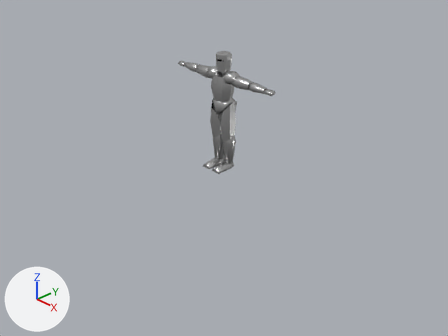
A saved change to the Blender file assets/blends/knight.blend.
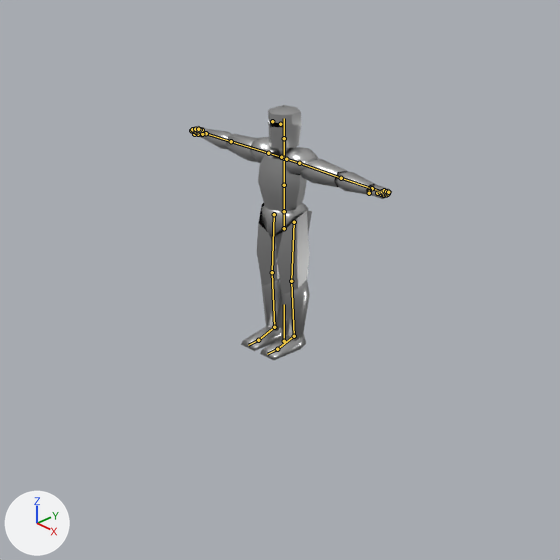
Each version appears first from the file's camera 'Camera', and next in a close-up on the part from 19% to 80% of the width and 0% to 80% of the height. The axes (+X, +Y, +Z) are drawn at lower left. The lights are the same throughout. The bones that bend it are drawn over the model as lines in the close-ups.
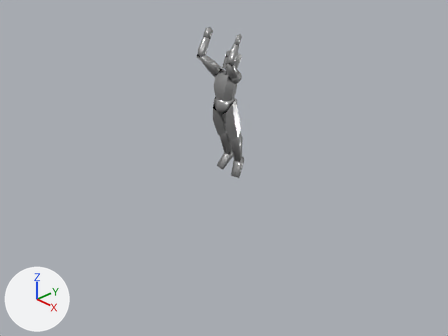
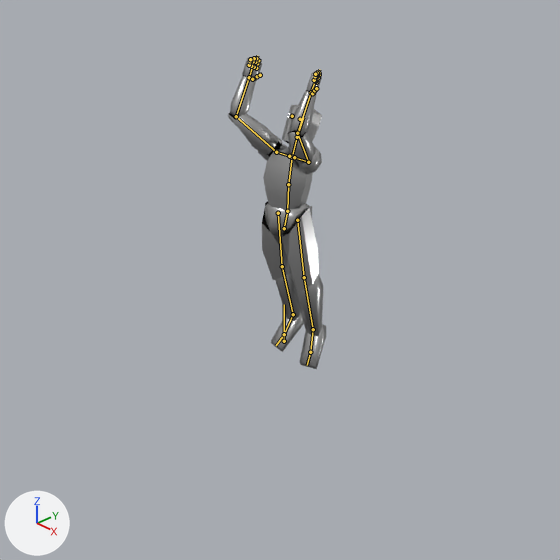
The newer file adds an action. The first version stands in its rest pose; the second is drawn at frame 10 of the action 'Jump'.

Location of each change, (x1, y1, x2, y2) in pixels of the close-ups (560 x 560 px):
'Cylinder.006', posed
    before: (257, 203, 312, 295)
    after: (262, 201, 319, 292)
'Cylinder.009', posed
    before: (261, 278, 310, 341)
    after: (275, 272, 323, 336)
'Cylinder.001', posed
    before: (226, 134, 348, 187)
    after: (228, 113, 316, 167)
'Cylinder', posed
    before: (258, 150, 307, 213)
    after: (263, 148, 313, 211)
'Cylinder.002', posed
    before: (201, 129, 375, 195)
    after: (230, 76, 316, 136)
'Cube', posed (15% narrower, 61% taller)
    before: (241, 325, 306, 360)
    after: (271, 312, 326, 369)
'Cylinder.004', posed
    before: (268, 105, 302, 149)
    after: (282, 105, 322, 143)
'Sphere', posed
    before: (250, 137, 318, 175)
    after: (258, 136, 322, 174)
'Cylinder.007', posed
    before: (262, 203, 308, 237)
    after: (265, 203, 310, 235)
'Cylinder.003', posed (60% narrower, 47% shorter)
    before: (190, 126, 392, 199)
    after: (242, 56, 322, 94)
'Cylinder.005', posed (not visible afterwards)
    before: (279, 146, 297, 152)
'eyes', posed (not visible afterwards)
    before: (270, 122, 284, 127)
bone 'hips', root to tip
    before: (284, 228) to (284, 211)
    after: (284, 228) to (287, 211)
bone 'spine', root to tip
    before: (284, 211) to (284, 185)
    after: (287, 211) to (288, 184)
bone 'chest', root to tip
    before: (284, 185) to (284, 158)
    after: (288, 184) to (292, 157)
bone 'neck', root to tip
    before: (284, 158) to (284, 138)
    after: (292, 157) to (297, 137)
bone 'head', root to tip
    before: (284, 138) to (284, 118)
    after: (297, 137) to (303, 117)
bone 'shoulder.L', root to tip
    before: (286, 159) to (299, 163)
    after: (294, 157) to (308, 162)
bone 'upper_arm.L', root to tip
    before: (299, 163) to (341, 178)
    after: (308, 162) to (297, 133)
bone 'lower_arm.L', root to tip
    before: (341, 178) to (372, 188)
    after: (297, 133) to (311, 92)
bone 'shoulder.R', root to tip
    before: (281, 157) to (268, 153)
    after: (289, 156) to (276, 152)
bone 'upper_arm.R', root to tip
    before: (268, 153) to (231, 141)
    after: (276, 152) to (236, 116)
bone 'lower_arm.R', root to tip
    before: (231, 141) to (206, 133)
    after: (236, 116) to (249, 77)
bone 'upper_leg.L', root to tip
    before: (294, 222) to (291, 281)
    after: (297, 220) to (304, 277)
bone 'lower_leg.L', root to tip
    before: (291, 281) to (294, 336)
    after: (304, 277) to (313, 329)
bone 'foot.L', root to tip
    before: (294, 336) to (277, 349)
    after: (313, 329) to (310, 352)
bone 'upper_leg.R', root to tip
    before: (274, 214) to (272, 272)
    after: (278, 213) to (282, 266)
bone 'lower_leg.R', root to tip
    before: (272, 272) to (274, 327)
    after: (282, 266) to (293, 314)
bone 'foot.R', root to tip
    before: (274, 327) to (258, 340)
    after: (293, 314) to (284, 334)

What the commit changed:
Bone 'hips' (bone_hips) turns from (0, 0, 0) to (0, 0, -17) degrees about its own x, y and z.
Bone 'spine' (bone_spine) turns from (0, 0, 0) to (0, 0, -14) degrees about its own x, y and z.
Bone 'chest' (bone_chest) turns from (0, 0, 0) to (0, 0, 8) degrees about its own x, y and z.
Bone 'neck' (bone_neck) turns from (0, 0, 0) to (0, 0, 9) degrees about its own x, y and z.
Bone 'head' (bone_head) turns from (0, 0, 0) to (-3, 0, 3) degrees about its own x, y and z.
Bone 'shoulder.L' (bone_shoulder_l) turns from (0, 0, 0) to (0, 0, 4) degrees about its own x, y and z.
Bone 'upper_arm.L' (bone_upper_arm_l) turns from (0, 0, 0) to (-83, -127, 13) degrees about its own x, y and z.
Bone 'lower_arm.L' (bone_lower_arm_l) turns from (0, 0, 0) to (0, 0, -71) degrees about its own x, y and z.
Bone 'shoulder.R' (bone_shoulder_r) turns from (0, 0, 0) to (0, 0, 2) degrees about its own x, y and z.
Bone 'upper_arm.R' (bone_upper_arm_r) turns from (0, 0, 0) to (-79, 126, -10) degrees about its own x, y and z.
Bone 'lower_arm.R' (bone_lower_arm_r) turns from (0, 0, 0) to (0, 0, 71) degrees about its own x, y and z.
Bone 'upper_leg.L' (bone_upper_leg_l) moves from (0.0, 0.0, 0.0) to (-0.015, -0.014, -0.002).
Bone 'upper_leg.L' (bone_upper_leg_l) turns from (0, 0, 0) to (3, -9, 24) degrees about its own x, y and z.
Bone 'lower_leg.L' (bone_lower_leg_l) moves from (0.0, 0.0, 0.0) to (0.001, -0.002, 0.0).
Bone 'lower_leg.L' (bone_lower_leg_l) turns from (0, 0, 0) to (0, 0, -1) degrees about its own x, y and z.
Bone 'foot.L' (bone_foot_l) moves from (0.0, 0.0, 0.0) to (-0.001, 0.001, 0.0).
Bone 'foot.L' (bone_foot_l) turns from (0, 0, 0) to (0, 0, 50) degrees about its own x, y and z.
Bone 'upper_leg.R' (bone_upper_leg_r) moves from (0.0, 0.0, 0.0) to (0.015, -0.014, -0.002).
Bone 'upper_leg.R' (bone_upper_leg_r) turns from (0, 0, 0) to (3, 9, -27) degrees about its own x, y and z.
Bone 'lower_leg.R' (bone_lower_leg_r) moves from (0.0, 0.0, 0.0) to (0.001, 0.002, 0.0).
Bone 'lower_leg.R' (bone_lower_leg_r) turns from (0, 0, 0) to (0, 0, -2) degrees about its own x, y and z.
Bone 'foot.R' (bone_foot_r) moves from (0.0, 0.0, 0.0) to (-0.001, -0.001, 0.0).
Bone 'foot.R' (bone_foot_r) turns from (0, 0, 0) to (0, 0, -33) degrees about its own x, y and z.
